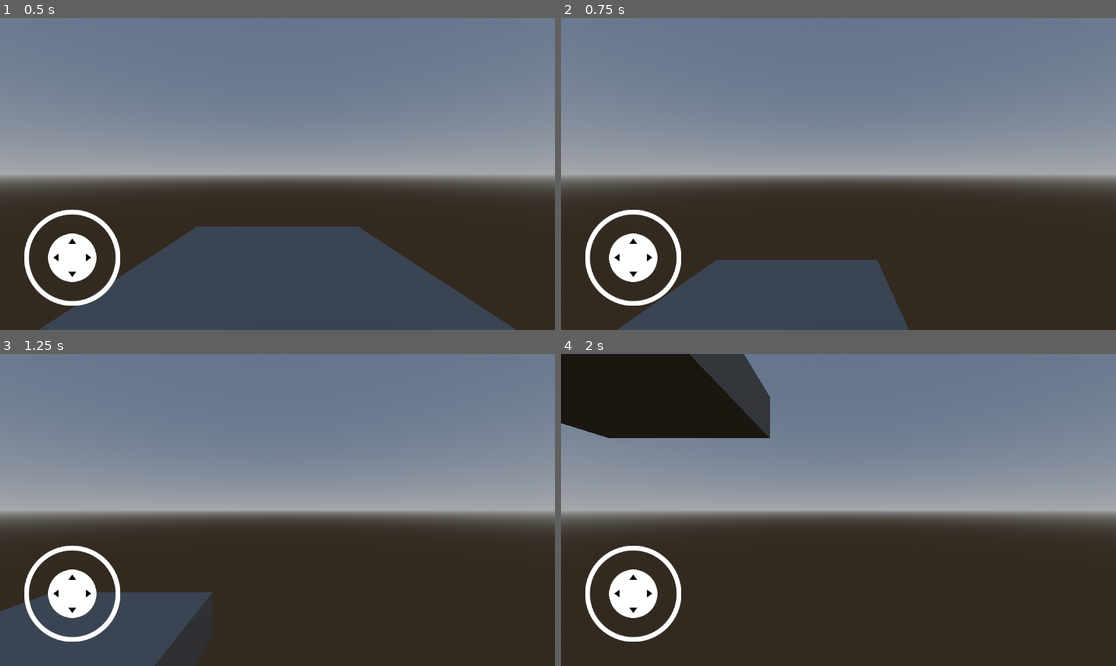
Above: before the commit, frames 1-4 (two rows, left to right).
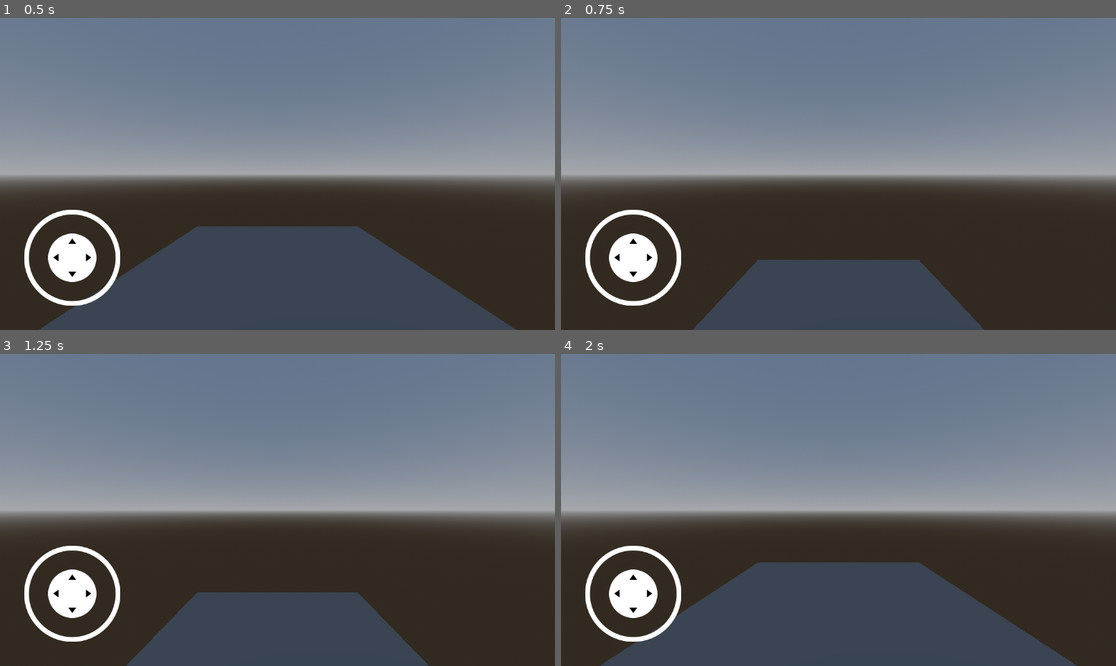
Above: after the commit, the same moments.

Repository: welson-rodrigues/Jogo-Batatinha-Frita-123
Game: Godot game, scene res://cenas/jogo.tscn
The game is run twice, just before and just after one commit, with the same random seed, the same clock (stepped at 60 frames per second) and the same inputs.
Inputs (mouse positions are in pixels of both pictures, inside the frame that each line leads up to):
- Up to frame 1 (0.5 s): no input
- Up to frame 2 (0.75 s): tap Enter (ui_accept) at 0.5 s; move the mouse to (960, 158) at 0.52 s; hold Right (ui_right) from 0.53 s (still down); click (960, 158) at 0.67 s
- Up to frame 3 (1.25 s): keep holding Right (ui_right); tap Enter (ui_accept) at 0.77 s
- Up to frame 4 (2 s): release Right (ui_right) at 1.25 s; drag from (727, 525) to (810, 572) at 1.27 s

Frame 1 is identical in both runs. In frame 2, 4.8% of the frame differs, in the area x 10-77%, y 77-100%; in frame 3, 15%; in frame 4, 29%, in the area x 0-93%, y 0-100%.

Commit message:
Movimentação do player feita

Diff:
--- a/cenas/jogo.tscn
+++ b/cenas/jogo.tscn
@@ -21,8 +21,9 @@
 [node name="WorldEnvironment" type="WorldEnvironment" parent="."]
 environment = SubResource("Environment_s0uv6")
 
-[node name="player" parent="." instance=ExtResource("1_t447n")]
+[node name="player" parent="." node_paths=PackedStringArray("joystick") instance=ExtResource("1_t447n")]
 transform = Transform3D(1, 0, 0, 0, 1, 0, 0, 0, 1, 0, 1, 0)
+joystick = NodePath("../Control/Virtual Joystick")
 
 [node name="Control" type="Control" parent="."]
 layout_mode = 3
--- a/project.godot
+++ b/project.godot
@@ -15,10 +15,6 @@
 config/features=PackedStringArray("4.3", "Mobile")
 config/icon="res://icon.svg"
 
-[input_devices]
-
-pointing/emulate_touch_from_mouse=true
-
 [rendering]
 
 renderer/rendering_method="mobile"
--- a/scripts/player.gd
+++ b/scripts/player.gd
@@ -1,23 +1,34 @@
 extends CharacterBody3D
 
+const SPEED = 10.0
+const JUMP_VELOCITY = 4.5
+const sensibilidade = 0.2
+@export var joystick : VirtualJoystick
+var input_dir
+var direction = Vector3.ZERO
 
-const SPEED = 5.0
-const JUMP_VELOCITY = 4.5
+func _input(event):
+	if event is InputEventScreenDrag:
+		if event.position.x >= get_viewport().size.x / 2:
+			%cabeca.rotate_x(-deg_to_rad(event.relative.y) * sensibilidade)
+			rotate_y(-deg_to_rad(event.relative.x) * sensibilidade)
 
+			%cabeca.rotation.x = clamp(%cabeca.rotation.x, deg_to_rad(-45), deg_to_rad(80))
 
 func _physics_process(delta: float) -> void:
-	# Add the gravity.
+
 	if not is_on_floor():
 		velocity += get_gravity() * delta
 
-	# Handle jump.
 	if Input.is_action_just_pressed("ui_accept") and is_on_floor():
 		velocity.y = JUMP_VELOCITY
 
-	# Get the input direction and handle the movement/deceleration.
-	# As good practice, you should replace UI actions with custom gameplay actions.
-	var input_dir := Input.get_vector("ui_left", "ui_right", "ui_up", "ui_down")
-	var direction := (transform.basis * Vector3(input_dir.x, 0, input_dir.y)).normalized()
+	if joystick:
+		input_dir = joystick.output
+	else:
+		input_dir = Input.get_vector("ui_left", "ui_right", "ui_up", "ui_down")
+
+	direction = lerp(direction, (transform.basis * Vector3(input_dir.x, 0, input_dir.y)).normalized(), 0.5)
 	if direction:
 		velocity.x = direction.x * SPEED
 		velocity.z = direction.z * SPEED
